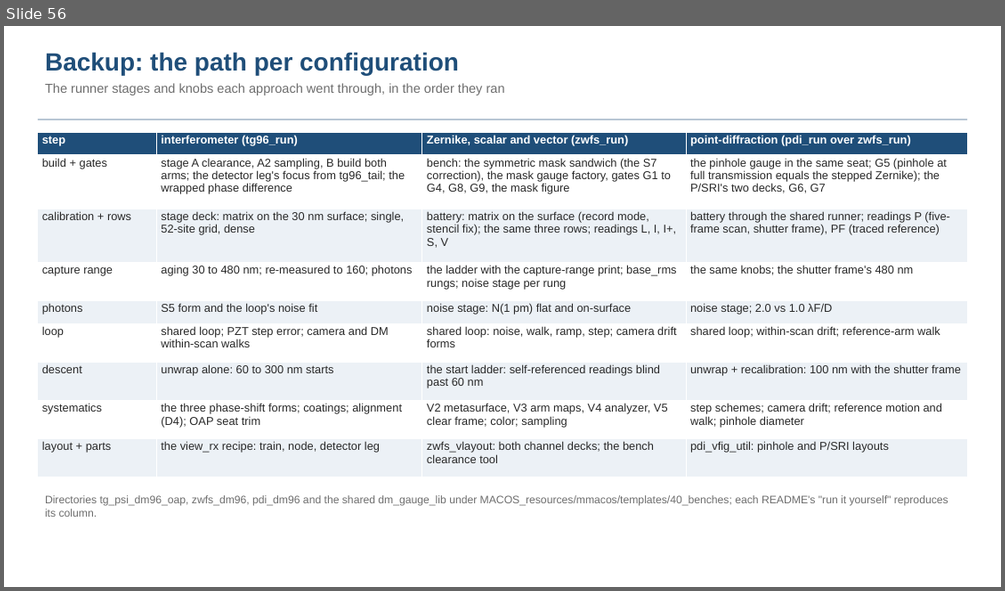
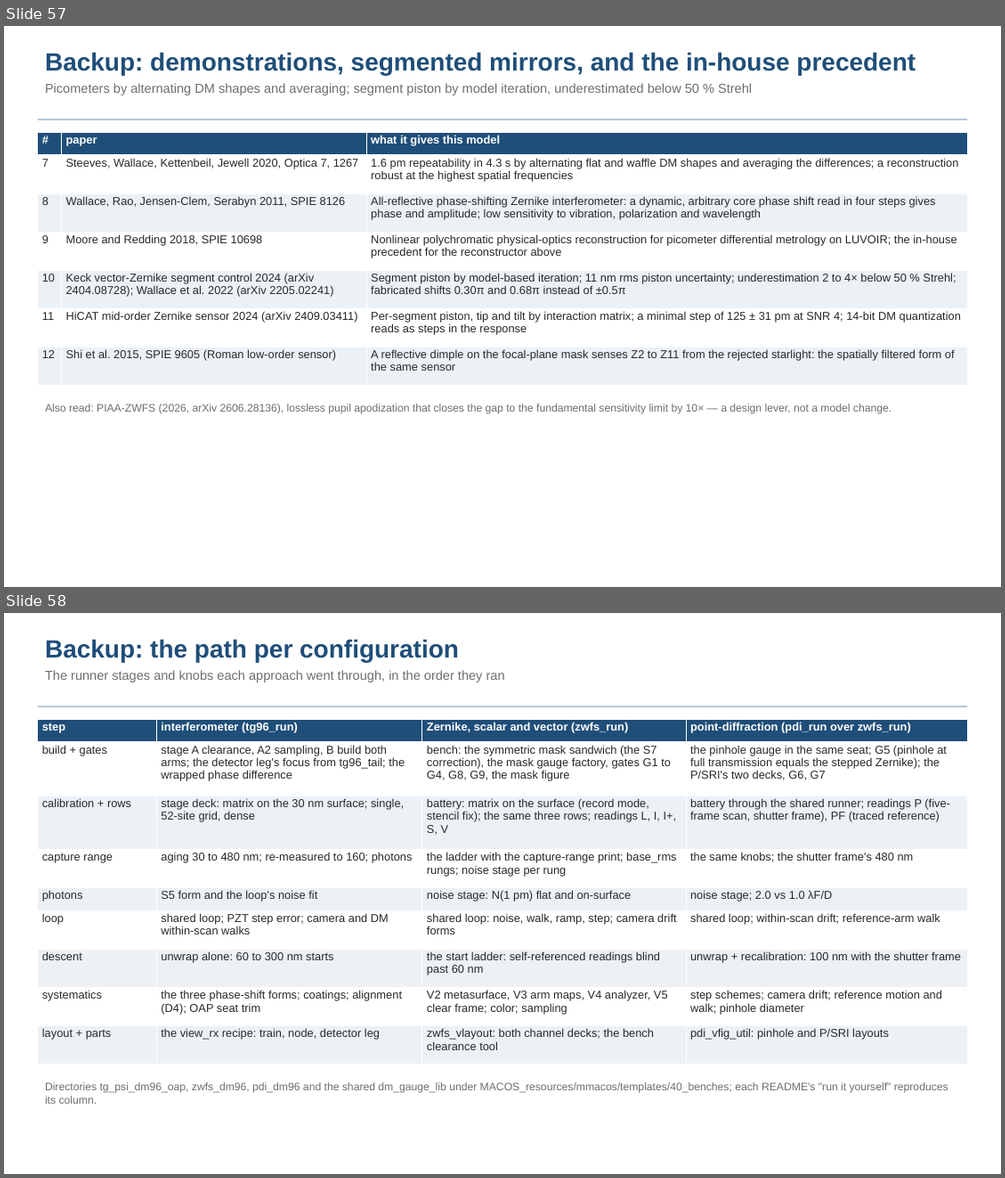
Before and after one commit to nasa-jpl/macos, a slide deck: demo_session/deck_gauges.pptx. Shown one above the other, each under a label of ours: slide 56 before the commit, slides 57 and 58 after it. The pictures are 1005x591 and 1005x1178 pixels, drawn with LibreOffice and Linux fonts; fonts in the diff are those of the drawing. Boxes give left, top, right and bottom in pixels: in the first picture for what was removed or moved away, otherwise in the second. Text is boxed around its words. In the diff, an @@ line names an element or a change of style, - is before the commit and + after.

```diff
--- a/demo_session/deck_gauges.pptx
+++ b/demo_session/deck_gauges.pptx
@@ slide 57 added at (x1=4, y1=26, x2=1001, y2=587), background #FFFFFF @@
@@ text added at (x1=45, y1=52, x2=915, y2=95), 12.5 pt, text #6E6E6E @@
+Backup: demonstrations, segmented mirrors, and the in-house precedent
+Picometers by alternating DM shapes and averaging; segment piston by model iteration, underestimated below 50 % Strehl
@@ rectangle added at (x1=38, y1=119, x2=967, y2=120), fill #B8C6D4 @@
@@ table added at (x1=38, y1=132, x2=967, y2=385), 7 rows, 3 columns @@
+# | paper | what it gives this model
+7 | Steeves, Wallace, Kettenbeil, Jewell 2020, Optica 7, 1267 | 1.6 pm repeatability in 4.3 s by alternating flat and waffle DM shapes and averaging the differences; a reconstruction robust at the highest spatial frequencies
+8 | Wallace, Rao, Jensen-Clem, Serabyn 2011, SPIE 8126 | All-reflective phase-shifting Zernike interferometer: a dynamic, arbitrary core phase shift read in four steps gives phase and amplitude; low sensitivity to vibration, polarization and wavelength
+9 | Moore and Redding 2018, SPIE 10698 | Nonlinear polychromatic physical-optics reconstruction for picometer differential metrology on LUVOIR; the in-house precedent for the reconstructor above
+10 | Keck vector-Zernike segment control 2024 (arXiv 2404.08728); Wallace et al. 2022 (arXiv 2205.02241) | Segment piston by model-based iteration; 11 nm rms piston uncertainty; underestimation 2 to 4× below 50 % Strehl; fabricated shifts 0.30π and 0.68π instead of ±0.5π
+11 | HiCAT mid-order Zernike sensor 2024 (arXiv 2409.03411) | Per-segment piston, tip and tilt by interaction matrix; a minimal step of 125 ± 31 pm at SNR 4; 14-bit DM quantization reads as steps in the response
+12 | Shi et al. 2015, SPIE 9605 (Roman low-order sensor) | A reflective dimple on the focal-plane mask senses Z2 to Z11 from the rejected starlight: the spatially filtered form of the same sensor
@@ text added at (x1=45, y1=403, x2=891, y2=414), 10.5 pt, text #6E6E6E @@
+Also read: PIAA-ZWFS (2026, arXiv 2606.28136), lossless pupil apodization that closes the gap to the fundamental sensitivity limit by 10× — a design lever, not a model change.
@@ what was slide 56 is now slide 58 @@
```
Also in this commit, not shown: 1 other slide added, 3 other files.
